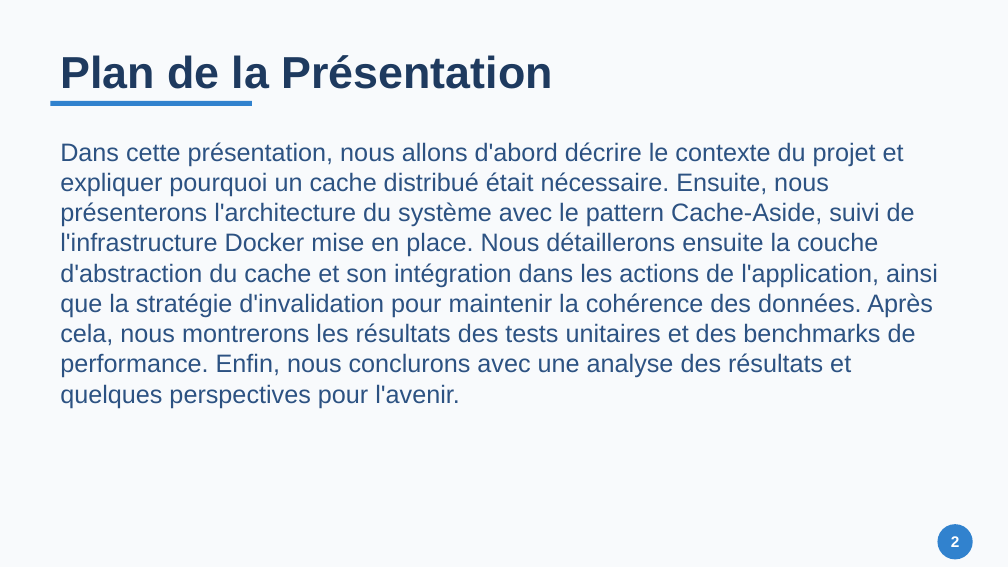
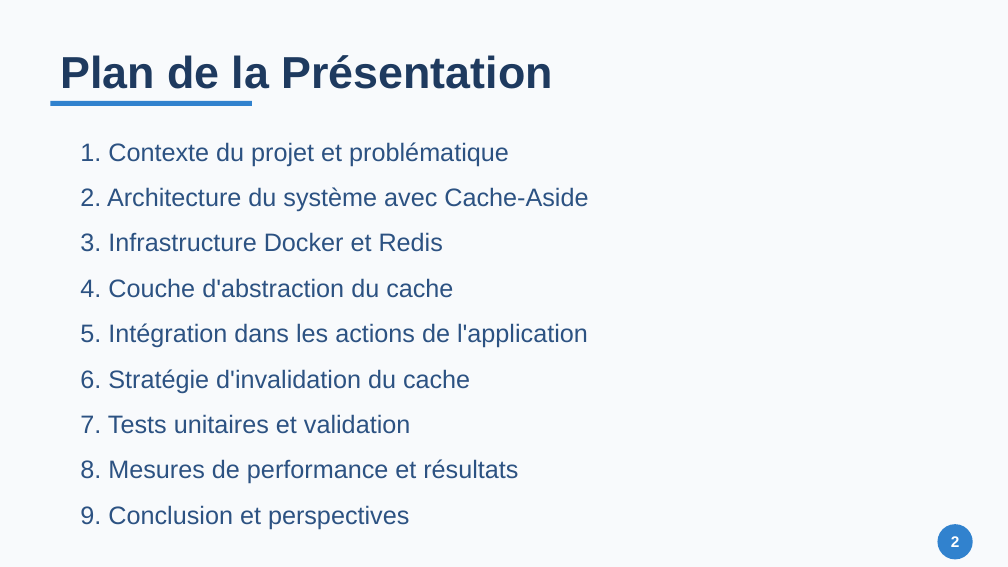
Before and after one commit to Zeinot/marketplace-saas, a slide deck: slide 2 of output/Presentation_Cache_Redis.pptx. Drawn at 1008x567 pixels with LibreOffice and Linux fonts; fonts in the diff are those of the drawing. Boxes give left, top, right and bottom in pixels: in the first picture for what was removed or moved away, otherwise in the second. Text is boxed around its words. In the diff, an @@ line names an element or a change of style, - is before the commit and + after.

```diff
--- a/output/Presentation_Cache_Redis.pptx
+++ b/output/Presentation_Cache_Redis.pptx
@@ text removed at (60, 142, 938, 408) @@
-Dans cette présentation, nous allons d'abord décrire le contexte du projet et expliquer pourquoi un cache distribué était nécessaire. Ensuite, nous présenterons l'architecture du système avec le pattern Cache-Aside, suivi de l'infrastructure Docker mise en place. Nous détaillerons ensuite la couche d'abstraction du cache et son intégration dans les actions de l'application, ainsi que la stratégie d'invalidation pour maintenir la cohérence des données. Après cela, nous montrerons les résultats des tests unitaires et des benchmarks de performance. Enfin, nous conclurons avec une analyse des résultats et quelques perspectives pour l'avenir.
@@ text added at (80, 142, 509, 166), 18 pt, text #2C5282 @@
+1. Contexte du projet et problématique
@@ text added at (80, 187, 588, 212), 18 pt, text #2C5282 @@
+2. Architecture du système avec Cache-Aside
@@ text added at (80, 232, 443, 252), 18 pt, text #2C5282 @@
+3. Infrastructure Docker et Redis
@@ text added at (80, 278, 453, 298), 18 pt, text #2C5282 @@
+4. Couche d'abstraction du cache
@@ text added at (80, 323, 588, 348), 18 pt, text #2C5282 @@
+5. Intégration dans les actions de l'application
@@ text added at (80, 369, 470, 393), 18 pt, text #2C5282 @@
+6. Stratégie d'invalidation du cache
@@ text added at (80, 414, 410, 434), 18 pt, text #2C5282 @@
+7. Tests unitaires et validation
@@ text added at (80, 459, 518, 484), 18 pt, text #2C5282 @@
+8. Mesures de performance et résultats
@@ text added at (80, 505, 409, 529), 18 pt, text #2C5282 @@
+9. Conclusion et perspectives
```
Also in this commit, not shown: 19 other slides changed, 6 other files.
